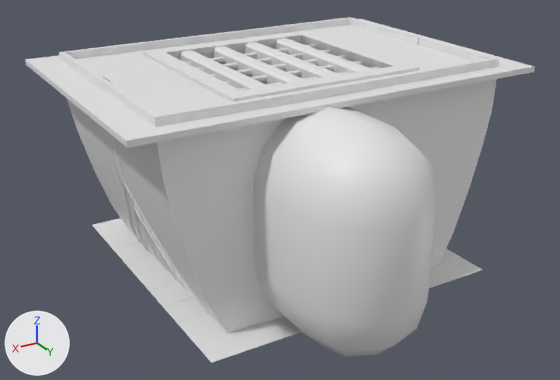
The FBX model Assets/_ART/Gijs/Models/SM_Room_01.fbx, before and after one commit.
Before and after are seen from a 50 mm lens placed at (6.52, 11.01, 6.61), pointed at (0.35, 0.73, 1.47). Lighting does not change. The marker at lower left points along +X, +Y and +Z. The older version comes first.

Objects in the first picture: 'balk', 'floor', 'grate bar', 'grate bar.001', 'grate rim', 'hole', 'roof', 'walls' and 1 more.
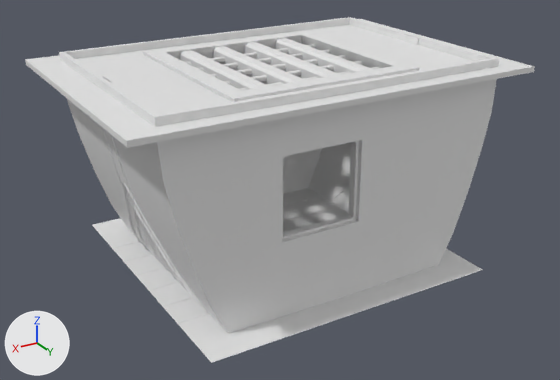
Pixel boxes [x1, y1, x2, y2] of what changed, in the pictures (560 x 380 px):
'hole', deleted
    before: [253, 107, 437, 357]
'wall rim', unchanged, uncovered by the edit
    after: [282, 141, 359, 239]

What the commit changed:
Object 'hole' (ob_hole) is deleted.
